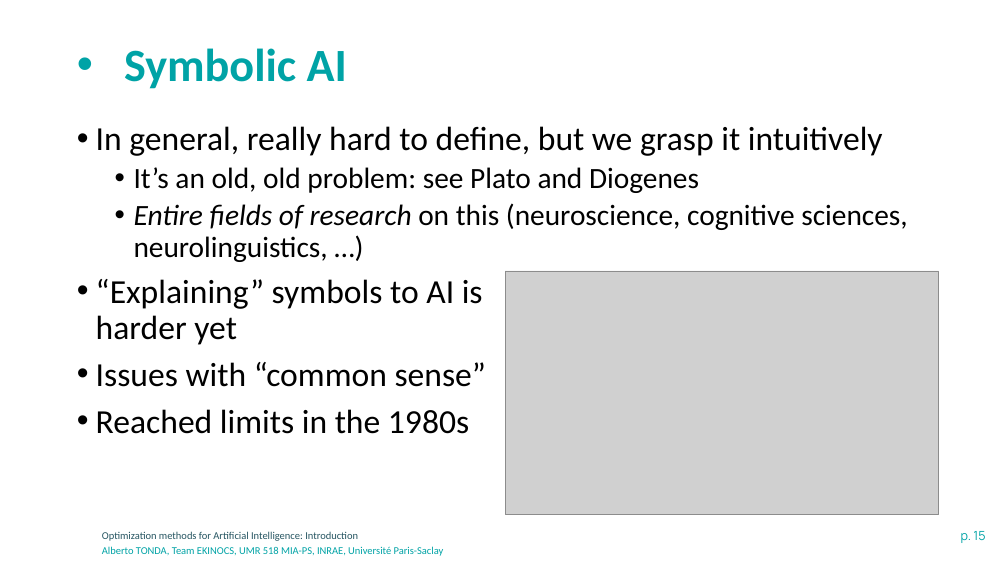
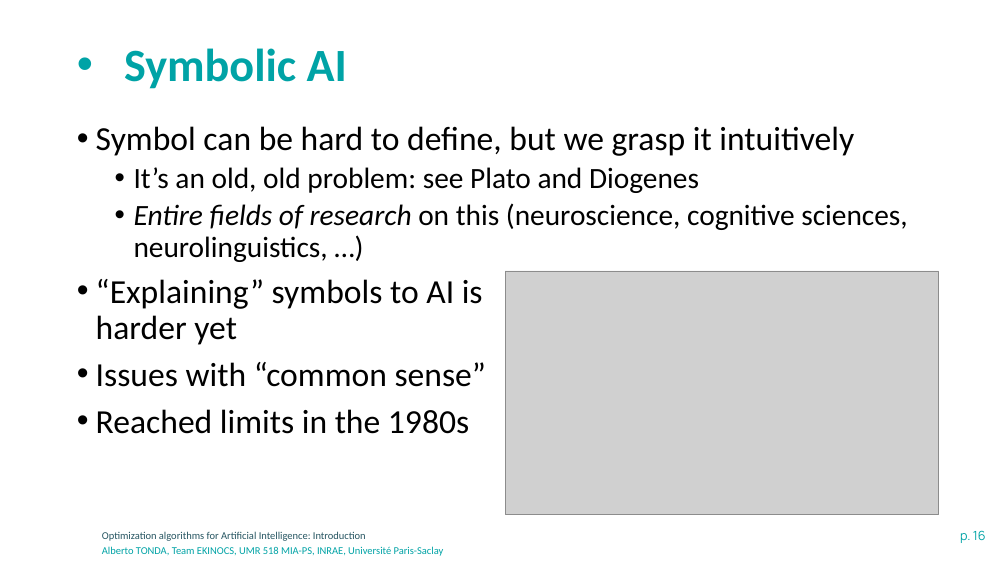
Before and after one commit to albertotonda/teaching, a slide deck: slide 16 of optimization-methods-for-artificial-intelligence/introduction.pptx (slide 15 before the commit). Drawn at 1008x567 pixels with LibreOffice and Linux fonts; fonts in the diff are those of the drawing; grey boxes stand for pictures; background and template pictures are left out. Boxes give left, top, right and bottom in pixels: in the first picture for what was removed or moved away, otherwise in the second. Text is boxed around its words. In the diff, an @@ line names an element or a change of style, - is before the commit and + after.

```diff
--- a/optimization-methods-for-artificial-intelligence/introduction.pptx
+++ b/optimization-methods-for-artificial-intelligence/introduction.pptx
@@ text at (96, 126, 854, 156): text changed @@
-• In general, really hard to define, but we grasp it intuitively
+• Symbol can be hard to define, but we grasp it intuitively
@@ text at (102, 531, 366, 541): text changed @@
-Optimization methods for Artificial Intelligence: Introduction
+Optimization algorithms for Artificial Intelligence: Introduction
@@ page number at (960, 530, 986, 543): text changed @@
-p. 15
+p. 16
```
Also in this commit, not shown: 23 other slides changed, 3 slides added, 4 other files.
